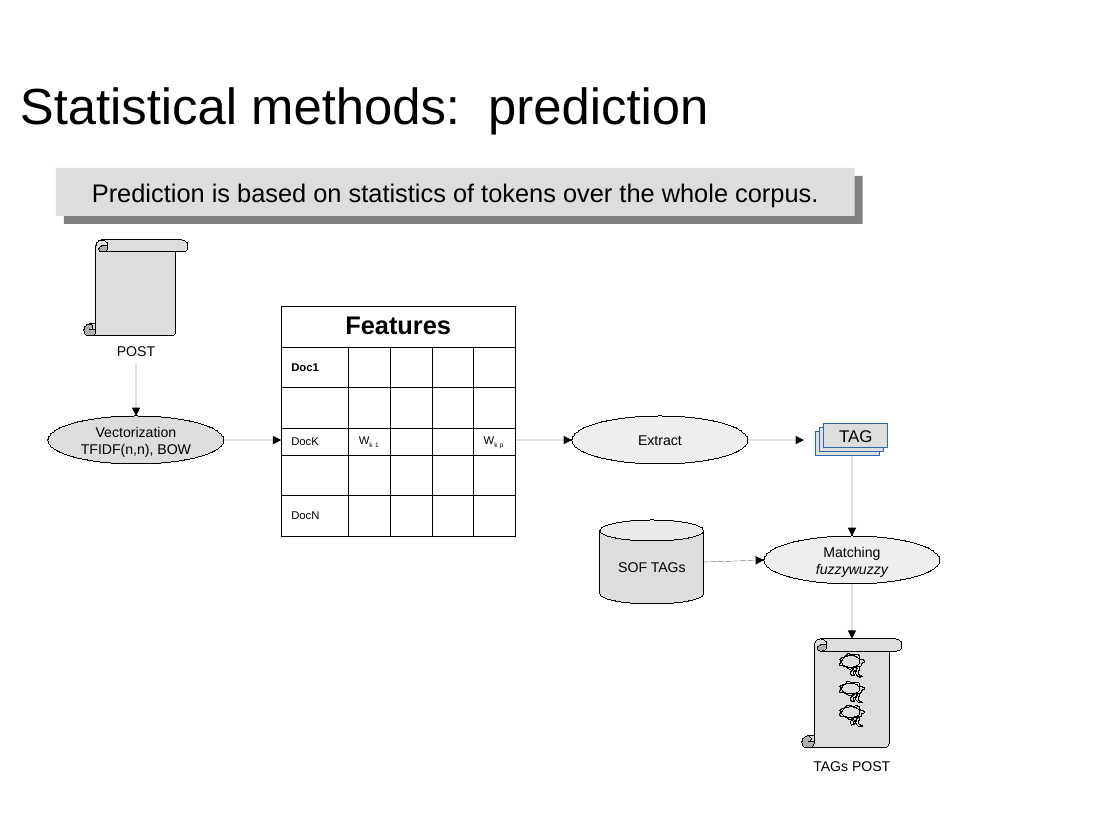
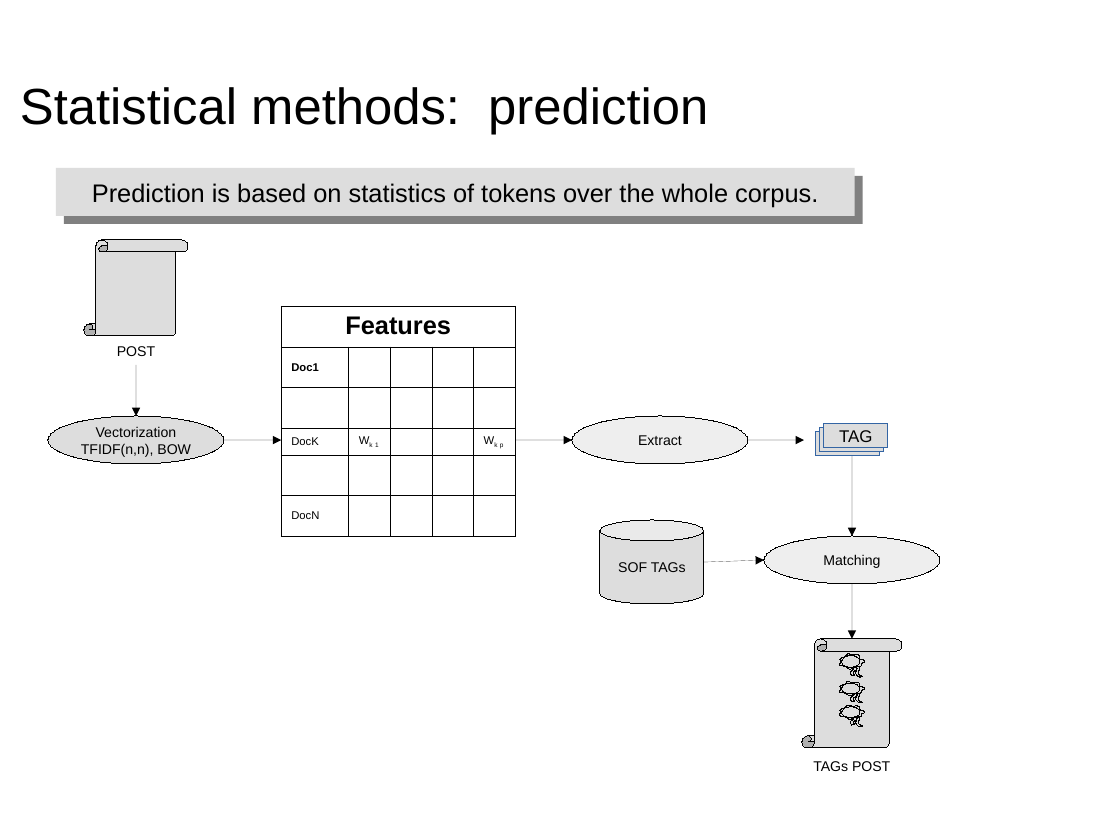
Before and after one commit to dataforcast/OC_Datascientist, a slide deck: slide 15 of P6/report/Openclassrooms_ParcoursDatascientist_P6-V1.odp. Drawn at 1120x840 pixels with LibreOffice and Linux fonts; fonts in the diff are those of the drawing; background and template pictures are left out. Boxes give left, top, right and bottom in pixels: in the first picture for what was removed or moved away, otherwise in the second. Text is boxed around its words. In the diff, an @@ line names an element or a change of style, - is before the commit and + after.

Commit message:
P6 / Statistical methods : computation of accuracy reworked; presentation reworked;

```diff
--- a/P6/report/Openclassrooms_ParcoursDatascientist_P6-V1.odp
+++ b/P6/report/Openclassrooms_ParcoursDatascientist_P6-V1.odp
@@ text in ellipse at (816, 563, 888, 577): paragraph removed @@
-fuzzywuzzy
```
Also in this commit, not shown: 8 other slides changed, 2 slides added, 3 slides removed, 4 other files.
